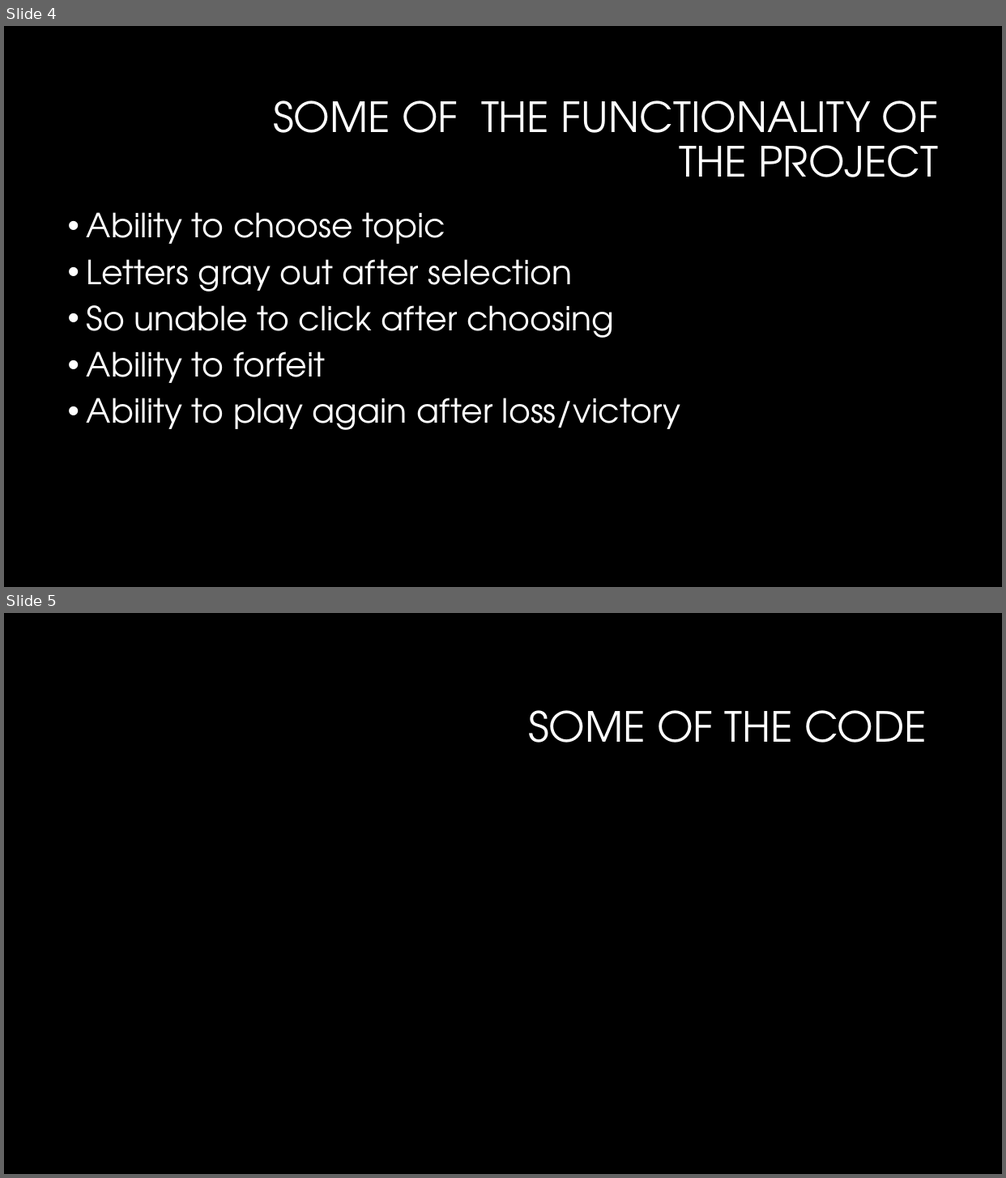
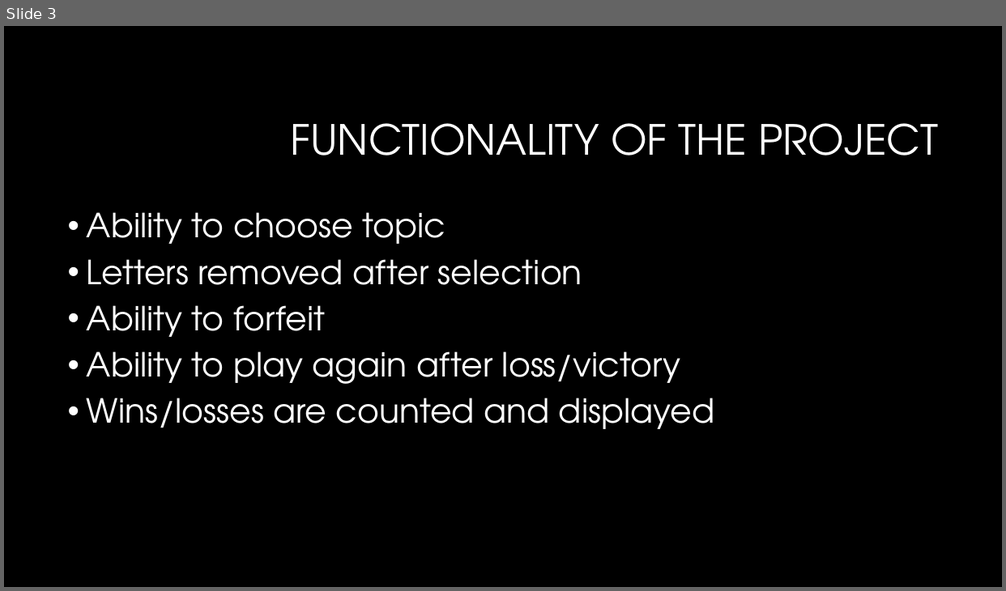
Before and after one commit to Forrestbob/web-project2, a slide deck: project 2.pptx. Shown one above the other, each under a label of ours: slides 4 and 5 before the commit, slide 3 after it. The pictures are 1006x1178 and 1006x591 pixels, drawn with LibreOffice and Linux fonts; fonts in the diff are those of the drawing; background and template pictures are left out. Boxes give left, top, right and bottom in pixels: in the first picture for what was removed or moved away, otherwise in the second. Text is boxed around its words. In the diff, an @@ line names an element or a change of style, - is before the commit and + after.

```diff
--- a/project 2.pptx
+++ b/project 2.pptx
@@ slide 5 removed at bbox=[4, 613, 1002, 1174], background #000000 @@
@@ title removed at bbox=[528, 710, 927, 743] @@
-SOME OF THE CODE
@@ what was slide 4 is now slide 3 @@
@@ slide 3 changed as well @@
@@ title at bbox=[290, 123, 938, 156]: text changed @@
-SOME OF THE FUNCTIONALITY OF THE PROJECT
+FUNCTIONALITY OF THE PROJECT
@@ text at bbox=[87, 259, 582, 285]: text changed @@
-• Letters gray out after selection
-• So unable to click after choosing
+• Letters removed after selection
@@ text at bbox=[87, 398, 714, 429]: paragraph added @@
+• Wins/losses are counted and displayed
```
Also in this commit, not shown: 3 other slides changed, 3 slides added, 2 other slides removed.
